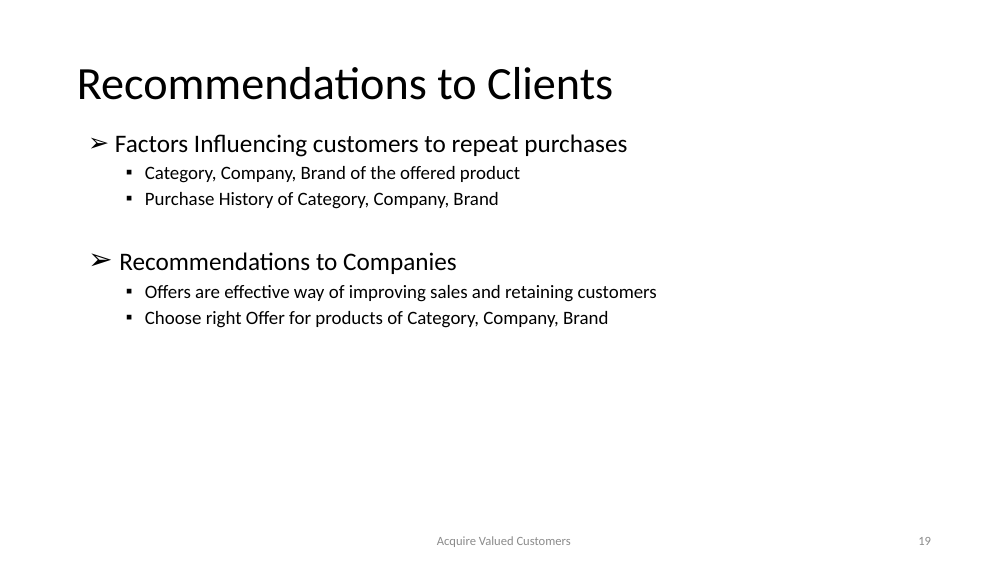
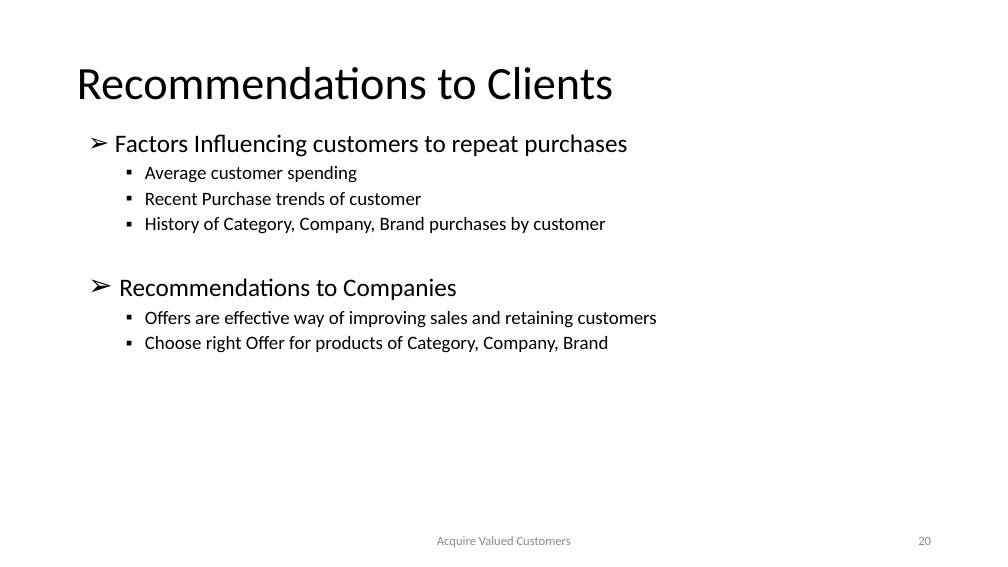
Before and after one commit to samudassir/acquirevaluedcustomers, a slide deck: slide 20 of project_report/project_presentation_II.pptx (slide 19 before the commit). Drawn at 1008x567 pixels with LibreOffice and Linux fonts; fonts in the diff are those of the drawing. Boxes give left, top, right and bottom in pixels: in the first picture for what was removed or moved away, otherwise in the second. Text is boxed around its words. In the diff, an @@ line names an element or a change of style, - is before the commit and + after.

```diff
--- a/project_report/project_presentation_II.pptx
+++ b/project_report/project_presentation_II.pptx
@@ text at (145, 166, 605, 234): text changed @@
-  ▪ Category, Company, Brand of the offered product
-  ▪ Purchase History of Category, Company, Brand
+  ▪ Average customer spending
+  ▪ Recent Purchase trends of customer
+  ▪ History of Category, Company, Brand purchases by customer
@@ page number at (918, 537, 931, 545): text changed @@
-19
+20
```
Also in this commit, not shown: 2 other slides changed, 1 slide added, 6 other files.
